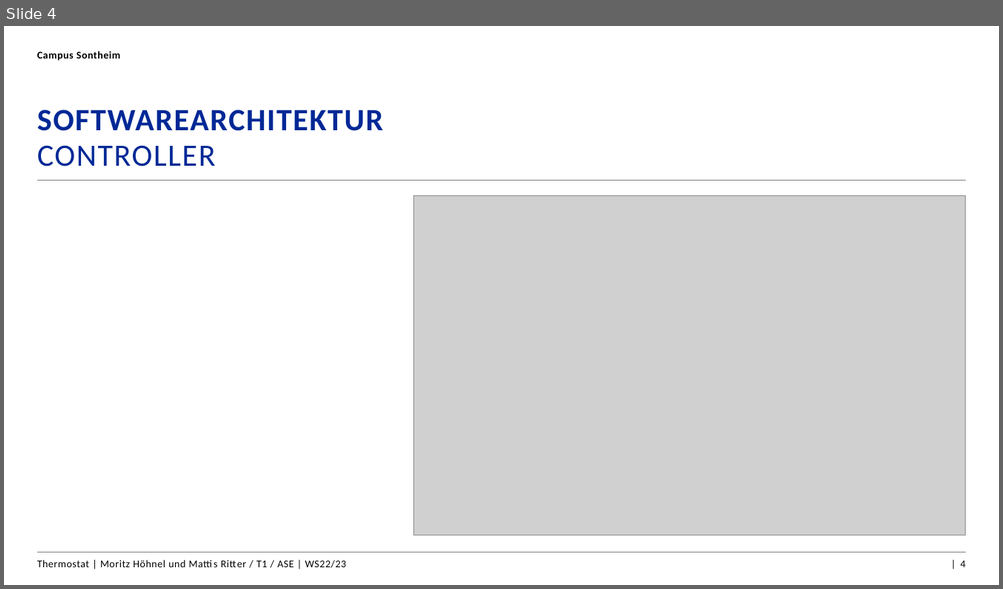
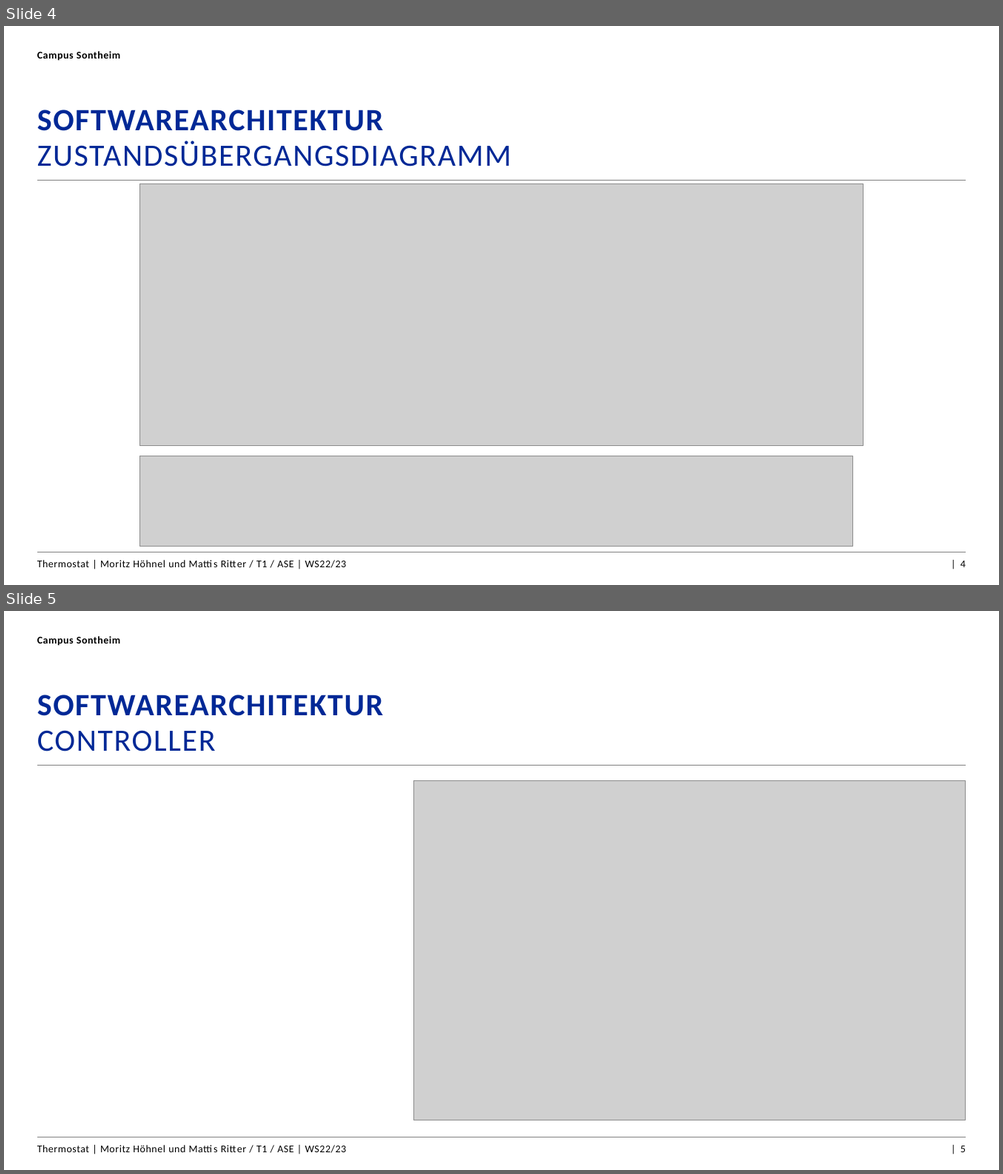
Before and after one commit to mattisritter/VerteilteSysteme, a slide deck: Dokumentation/thermostat_presentation.pptx. Shown one above the other, each under a label of ours: slide 4 before the commit, slides 4 and 5 after it. The pictures are 1003x589 and 1003x1174 pixels, drawn with LibreOffice and Linux fonts; fonts in the diff are those of the drawing; grey boxes stand for pictures; background and template pictures are left out. Boxes give left, top, right and bottom in pixels: in the first picture for what was removed or moved away, otherwise in the second. Text is boxed around its words. In the diff, an @@ line names an element or a change of style, - is before the commit and + after.

```diff
--- a/Dokumentation/thermostat_presentation.pptx
+++ b/Dokumentation/thermostat_presentation.pptx
@@ slide 4 added at <box>4,26,999,585</box>, background #FFFFFF; not listed: 2 template elements that a slide beside it also shows @@
@@ text added at <box>37,51,120,61</box>, 10 pt, text #000000, bold @@
+Campus Sontheim
@@ title added at <box>37,110,511,167</box>, 30 pt, text #002896 @@
+SOFTWAREARCHITEKTUR
+ZUSTANDSÜBERGANGSDIAGRAMM
@@ picture added at <box>140,184,864,446</box> @@
@@ picture added at <box>140,457,852,547</box> @@
@@ text added at <box>37,560,347,568</box>, 10 pt, text #000000 @@
+Thermostat | Moritz Höhnel und Mattis Ritter / T1 / ASE | WS22/23
@@ page number added at <box>960,561,965,568</box>, 10 pt, text #000000 @@
+| 4
@@ what was slide 4 is now slide 5 @@
@@ page number at <box>960,1146,965,1153</box>: text changed @@
-| 4
+| 5
```
Also in this commit, not shown: 1 slide changed, 9 other files.
